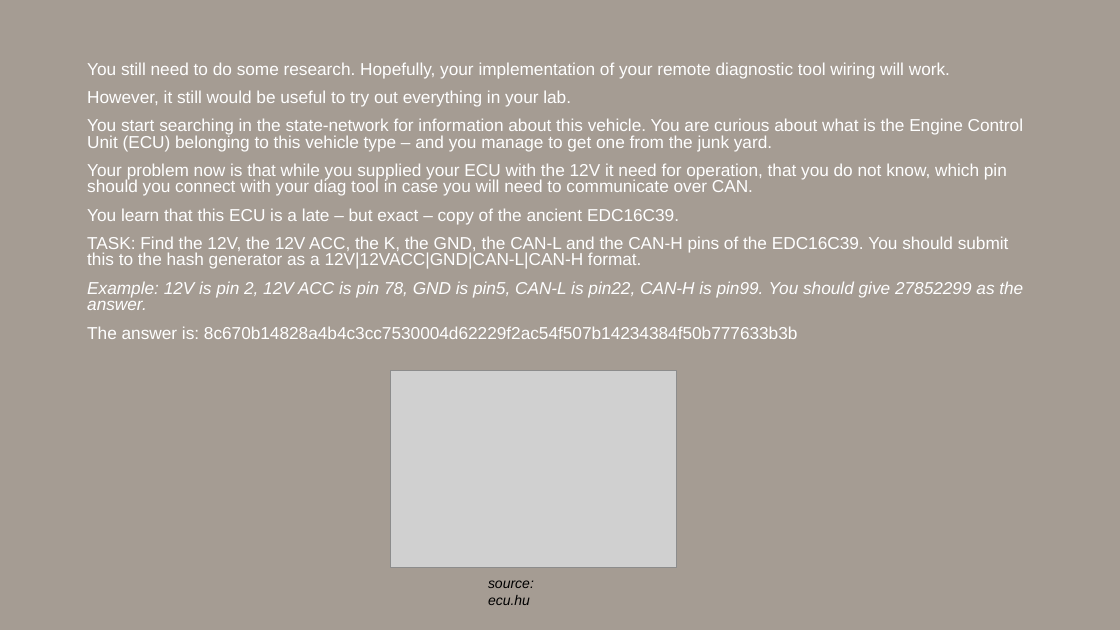
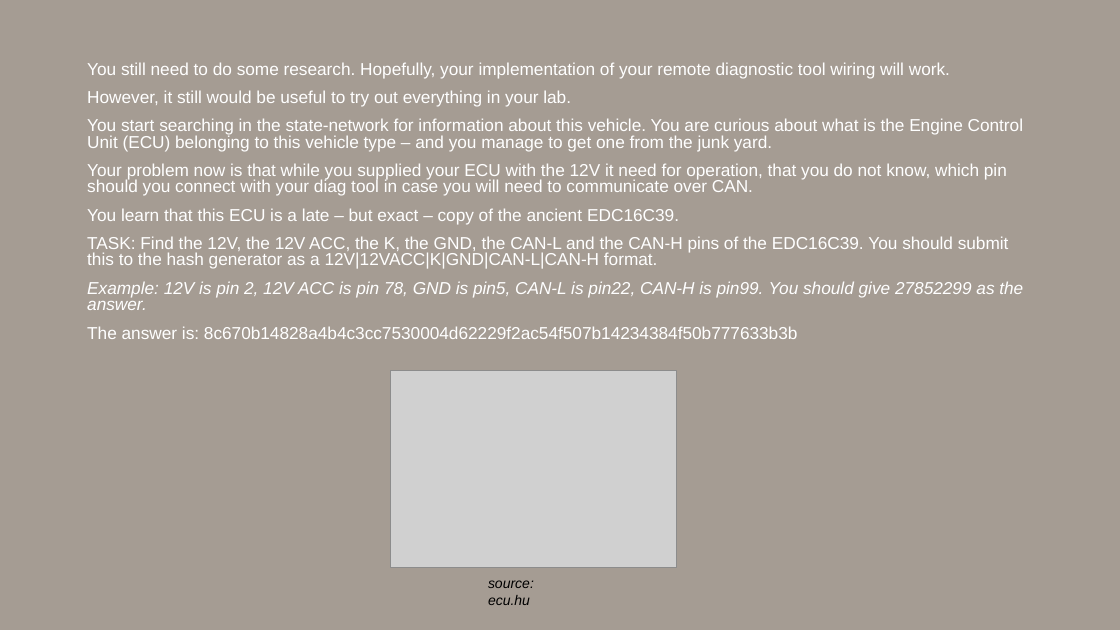
Before and after one commit to hkjanos/d1m1try_project, a slide deck: slide 11 of story/dimitry_pt1.pptx. Drawn at 1120x630 pixels with LibreOffice and Linux fonts; fonts in the diff are those of the drawing; grey boxes stand for pictures. Boxes give left, top, right and bottom in pixels: in the first picture for what was removed or moved away, otherwise in the second. Text is boxed around its words. In the diff, an @@ line names an element or a change of style, - is before the commit and + after.

Commit message:
Add files via upload
Corrected fault in HW recon task description.

```diff
--- a/story/dimitry_pt1.pptx
+++ b/story/dimitry_pt1.pptx
@@ text at bbox=[87, 236, 1009, 269]: text changed @@
-TASK: Find the 12V, the 12V ACC, the K, the GND, the CAN-L and the CAN-H pins of the EDC16C39. You should submit this to the hash generator as a 12V|12VACC|GND|CAN-L|CAN-H format.
+TASK: Find the 12V, the 12V ACC, the K, the GND, the CAN-L and the CAN-H pins of the EDC16C39. You should submit this to the hash generator as a 12V|12VACC|K|GND|CAN-L|CAN-H format.
```
